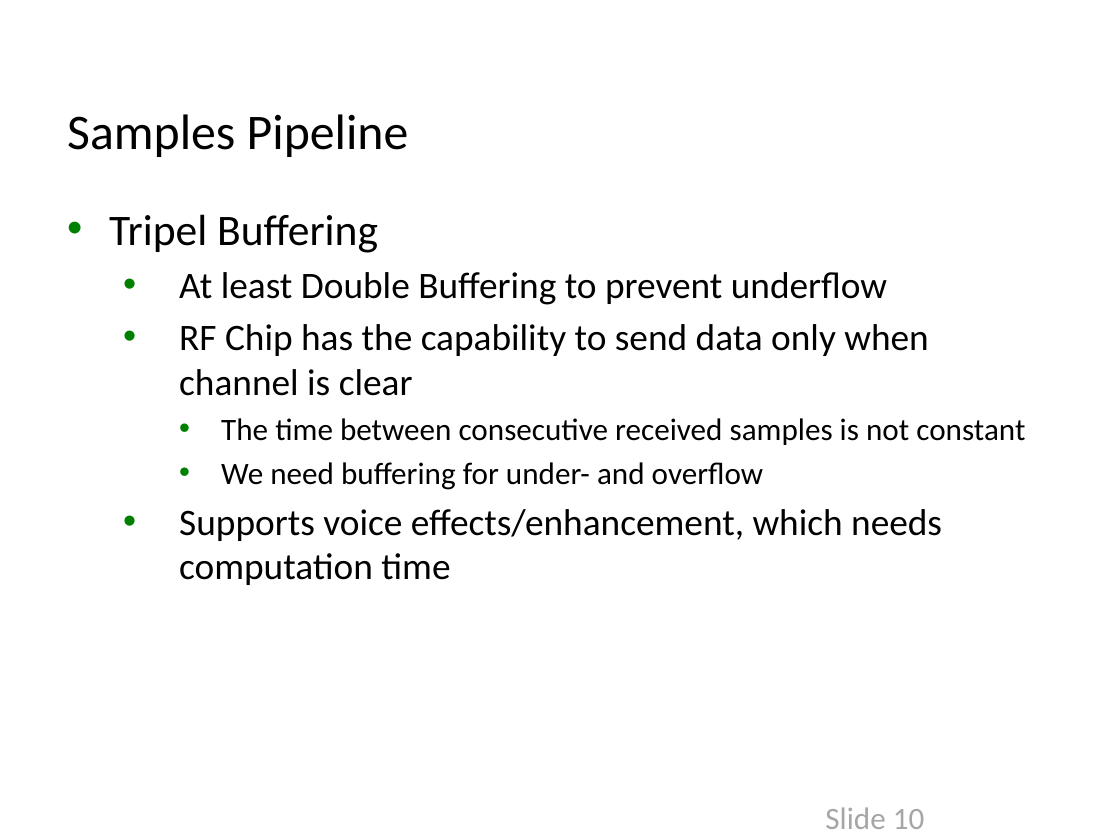
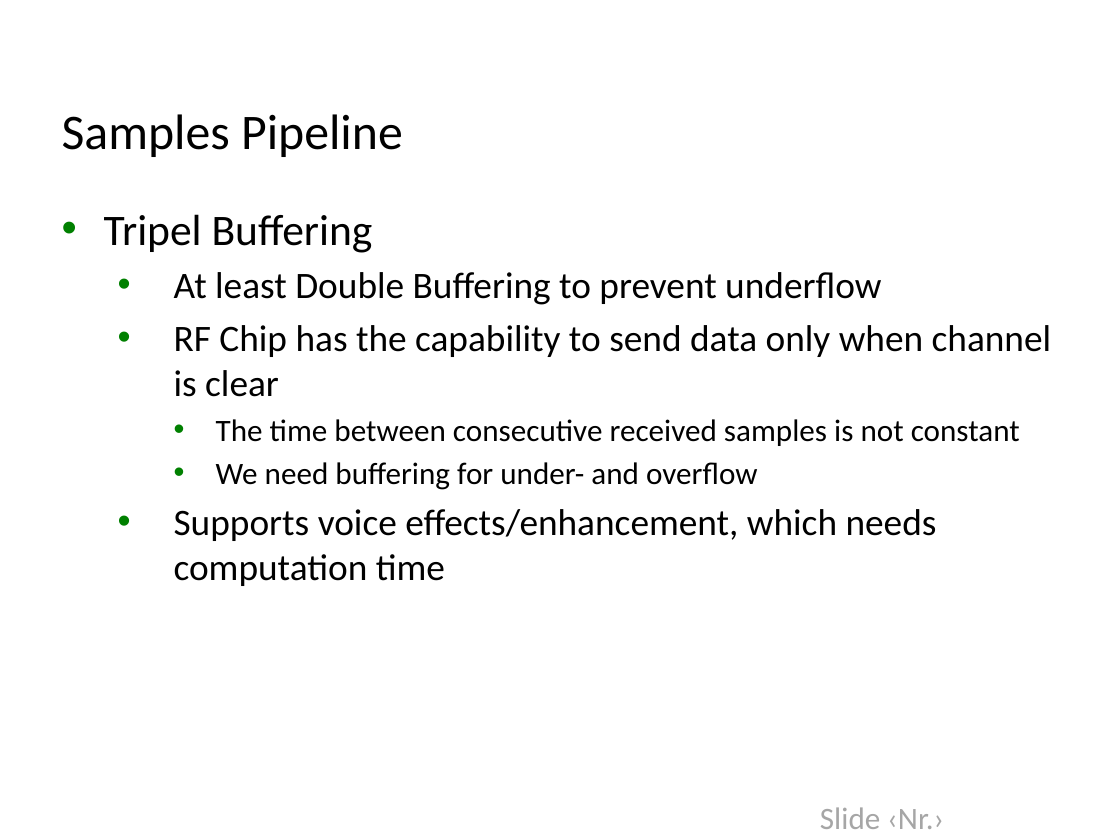
Before and after one commit to jarn0ld/smeagol-walkie-talkie, a slide deck: slide 10 of presentation/smeagol-new.pptx. Drawn at 1120x840 pixels with LibreOffice and Linux fonts; fonts in the diff are those of the drawing; background and template pictures are left out. Boxes give left, top, right and bottom in pixels: in the first picture for what was removed or moved away, otherwise in the second. Text is boxed around its words. In the diff, an @@ line names an element or a change of style, - is before the commit and + after.

```diff
--- a/presentation/smeagol-new.pptx
+++ b/presentation/smeagol-new.pptx
@@ title "Samples Pipeline": place and size @@
-title "Samples Pipeline" at [67,114,409,157]
+title "Samples Pipeline" at [62,114,403,157]
@@ text "Tripel Buffering" rewrapped from [109,214,1025,585] to [104,214,1052,586] @@
@@ text at [820,807,944,829]: text changed @@
-Slide 10
+Slide ‹Nr.›
```
Also in this commit, not shown: 10 other slides changed, 1 slide added, 1 slide removed.
